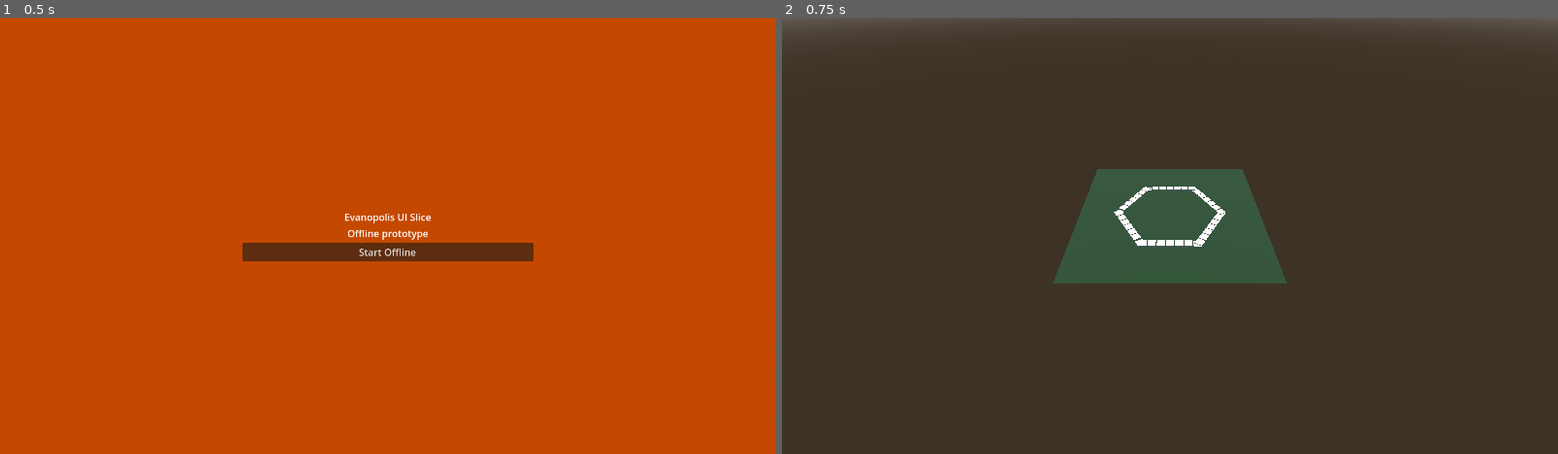
Above: before the commit, frames 1-2 (left to right).
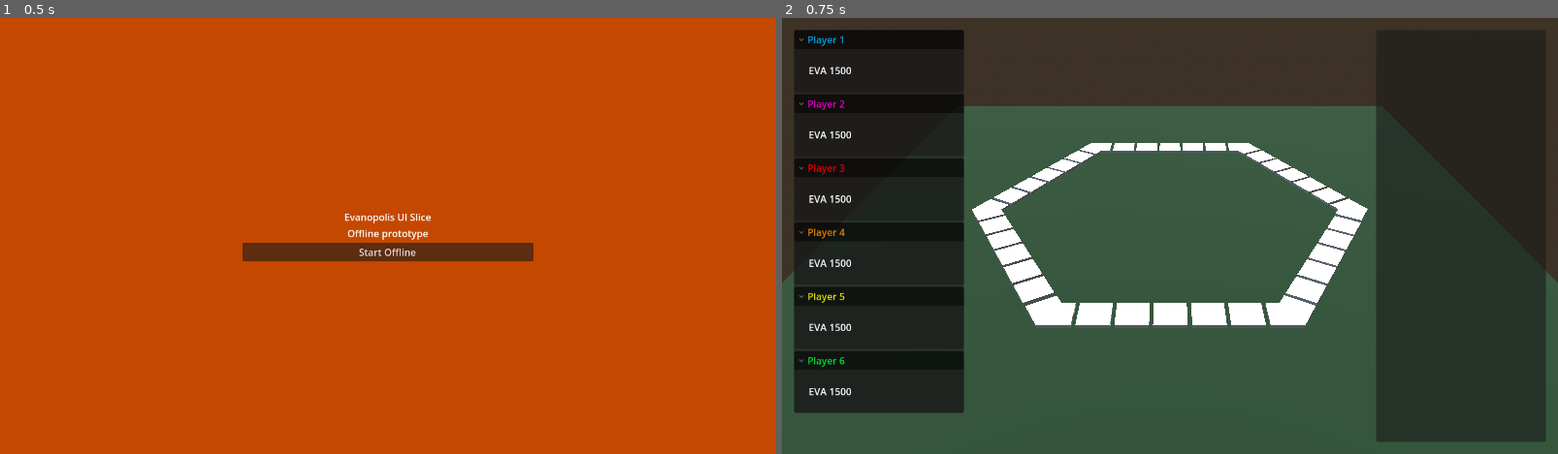
Above: after the commit, the same moments.

Repository: Falafel-Open-Games/evanopolis-ui-slice
Game: Godot game, scene res://scenes/boot_menu.tscn
Same seed, same stepped clock (60 frames per second), same inputs: the game is played once before the commit and once after it.
Inputs:
- Up to frame 1 (0.5 s): no input
- Up to frame 2 (0.75 s): click "Start Offline" at 0.5 s

Frame 1 is identical in both runs. In frame 2, 64% of the frame differs, in the area x 0-100%, y 0-100%.

Commit message:
initial placeholder for HUD with basic player panels

Diff:
--- a/godot/project.godot
+++ b/godot/project.godot
@@ -1,18 +1,22 @@
 ; Engine configuration file.
-; It's best edited in the editor, not by hand.
+; It's best edited using the editor UI and not directly,
+; since the parameters that go here are not all obvious.
+;
+; Format:
+;   [section] ; section goes between []
+;   param=value ; assign values to parameters
 
 config_version=5
 
 [application]
+
 config/name="Evanopolis UI Slice"
 run/main_scene="res://scenes/boot_menu.tscn"
 config/features=PackedStringArray("4.5")
 config/icon="res://icon.svg"
 
 [display]
+
 window/size/viewport_width=1280
 window/size/viewport_height=720
 window/size/mode=2
-
-[rendering]
-renderer/rendering_method="forward_plus"
--- a/godot/scenes/corner_tile.tscn
+++ b/godot/scenes/corner_tile.tscn
@@ -17,7 +17,7 @@
 [node name="CornerTile" type="Node3D"]
 
 [node name="CSGBakedMeshInstance3D" type="MeshInstance3D" parent="."]
-transform = Transform3D(0.4, 0, 0, 0, 0.4, 0, 0, 0, 0.4, 0, 0, 0)
+transform = Transform3D(0.4, 0, 0, 0, 0.4, 0, 0, 0, 0.4, 0, 0.002, 0)
 mesh = SubResource("ArrayMesh_y8lo4")
 
 [node name="CSGCombiner3D" type="CSGCombiner3D" parent="."]
--- a/godot/scenes/game.tscn
+++ b/godot/scenes/game.tscn
@@ -1,6 +1,7 @@
-[gd_scene load_steps=7 format=3 uid="uid://cqmxik86m7jfl"]
+[gd_scene load_steps=8 format=3 uid="uid://cqmxik86m7jfl"]
 
 [ext_resource type="PackedScene" uid="uid://bq8yu0tnywxwn" path="res://scenes/side_strip.tscn" id="2_s0k7h"]
+[ext_resource type="PackedScene" uid="uid://cf3ptmh3a1lsi" path="res://scenes/player_summary.tscn" id="2_yqjtg"]
 
 [sub_resource type="StandardMaterial3D" id="StandardMaterial3D_8cj0n"]
 albedo_color = Color(0.05857501, 0.15, 0.0465, 1)
@@ -36,7 +37,8 @@
 shadow_enabled = true
 
 [node name="Camera3D" type="Camera3D" parent="Environment"]
-transform = Transform3D(1, 0, 0, 0, 0.7482267, 0.66344315, 0, -0.66344315, 0.7482267, 0, 0.956944, 1.2723932)
+transform = Transform3D(1, 0, 0, 0, 0.84463644, 0.5353404, 0, -0.5353404, 0.84463644, 0, 0.4244808, 0.7434412)
+fov = 43.9
 
 [node name="tiles" type="Node3D" parent="."]
 transform = Transform3D(1, 0, 0, 0, 1, 0, 0, 0, 1, -0.14096236, 0, 0.25193307)
@@ -57,3 +59,60 @@
 
 [node name="SideStrip6" parent="tiles" instance=ExtResource("2_s0k7h")]
 transform = Transform3D(0.49999997, 0, -0.86602545, 0, 1, 0, 0.86602545, 0, 0.49999997, -0.1462281, 0, -0.24818012)
+
+[node name="Control" type="Control" parent="."]
+layout_mode = 3
+anchors_preset = 15
+anchor_right = 1.0
+anchor_bottom = 1.0
+grow_horizontal = 2
+grow_vertical = 2
+
+[node name="MarginContainer" type="MarginContainer" parent="Control"]
+layout_mode = 1
+anchors_preset = 15
+anchor_right = 1.0
+anchor_bottom = 1.0
+grow_horizontal = 2
+grow_vertical = 2
+theme_override_constants/margin_left = 20
+theme_override_constants/margin_top = 20
+theme_override_constants/margin_right = 20
+theme_override_constants/margin_bottom = 20
+
+[node name="PanelContainer" type="PanelContainer" parent="Control/MarginContainer"]
+custom_minimum_size = Vector2(280, 0)
+layout_mode = 2
+size_flags_horizontal = 0
+size_flags_vertical = 0
+
+[node name="VBoxContainer" type="VBoxContainer" parent="Control/MarginContainer/PanelContainer"]
+layout_mode = 2
+
+[node name="Player  Summary 1" parent="Control/MarginContainer/PanelContainer/VBoxContainer" instance=ExtResource("2_yqjtg")]
+layout_mode = 2
+
+[node name="Player  Summary 2" parent="Control/MarginContainer/PanelContainer/VBoxContainer" instance=ExtResource("2_yqjtg")]
+layout_mode = 2
+player_index = 1
+
+[node name="Player  Summary 3" parent="Control/MarginContainer/PanelContainer/VBoxContainer" instance=ExtResource("2_yqjtg")]
+layout_mode = 2
+player_index = 2
+
+[node name="Player  Summary 4" parent="Control/MarginContainer/PanelContainer/VBoxContainer" instance=ExtResource("2_yqjtg")]
+layout_mode = 2
+player_index = 3
+
+[node name="Player  Summary 5" parent="Control/MarginContainer/PanelContainer/VBoxContainer" instance=ExtResource("2_yqjtg")]
+layout_mode = 2
+player_index = 4
+
+[node name="Player  Summary 6" parent="Control/MarginContainer/PanelContainer/VBoxContainer" instance=ExtResource("2_yqjtg")]
+layout_mode = 2
+player_index = 5
+
+[node name="PanelContainer2" type="PanelContainer" parent="Control/MarginContainer"]
+custom_minimum_size = Vector2(280, 0)
+layout_mode = 2
+size_flags_horizontal = 8
--- /dev/null
+++ b/godot/scenes/player_summary.tscn
@@ -0,0 +1,30 @@
+[gd_scene load_steps=2 format=3 uid="uid://cf3ptmh3a1lsi"]
+
+[ext_resource type="Script" uid="uid://cignarr67cwl2" path="res://scripts/player_summary.gd" id="1_d6wb6"]
+
+[node name="Player  Summary" type="FoldableContainer"]
+theme_override_colors/font_color = Color(0, 0.6343567, 0.8745098, 1)
+theme_override_colors/collapsed_font_color = Color(0, 0.63529414, 0.8745098, 1)
+title = "Player 1"
+script = ExtResource("1_d6wb6")
+
+[node name="VBoxContainer" type="VBoxContainer" parent="."]
+layout_mode = 2
+
+[node name="MarginContainer" type="MarginContainer" parent="VBoxContainer"]
+layout_mode = 2
+theme_override_constants/margin_left = 20
+theme_override_constants/margin_top = 20
+theme_override_constants/margin_right = 20
+theme_override_constants/margin_bottom = 20
+
+[node name="HBoxContainer" type="HBoxContainer" parent="VBoxContainer/MarginContainer"]
+layout_mode = 2
+
+[node name="Label" type="Label" parent="VBoxContainer/MarginContainer/HBoxContainer"]
+layout_mode = 2
+text = "EVA"
+
+[node name="Label2" type="Label" parent="VBoxContainer/MarginContainer/HBoxContainer"]
+layout_mode = 2
+text = "1500"
--- a/godot/scenes/tile.tscn
+++ b/godot/scenes/tile.tscn
@@ -6,5 +6,5 @@
 [node name="Tile" type="Node3D"]
 
 [node name="Mesh" type="MeshInstance3D" parent="."]
-transform = Transform3D(0.4, 0, 0, 0, 0.4, 0, 0, 0, 0.4, 0, 0.005, 0)
+transform = Transform3D(0.4, 0, 0, 0, 0.4, 0, 0, 0, 0.4, 0, 0.002, 0)
 mesh = SubResource("BoxMesh_uiyn6")
--- /dev/null
+++ b/godot/scripts/player_summary.gd
@@ -0,0 +1,20 @@
+extends FoldableContainer
+
+const PlayerColors:Array[Color] = [
+	"#00a2df",
+	"#df00c2",
+	"#df0004",
+	"#df8000",
+	"#dddf00",
+	"#00df34",
+]
+
+@export_range(0, 5, 1) var player_index = 0
+
+func _ready() -> void:
+	# set panel font color based on player index
+	self.add_theme_color_override("font_color", PlayerColors[player_index])
+	self.add_theme_color_override("collapsed_font_color", PlayerColors[player_index])
+
+	# set panel title based on player index
+	self.title = "Player %d" % [player_index + 1]
Not shown, added: godot/scripts/player_summary.gd.uid
